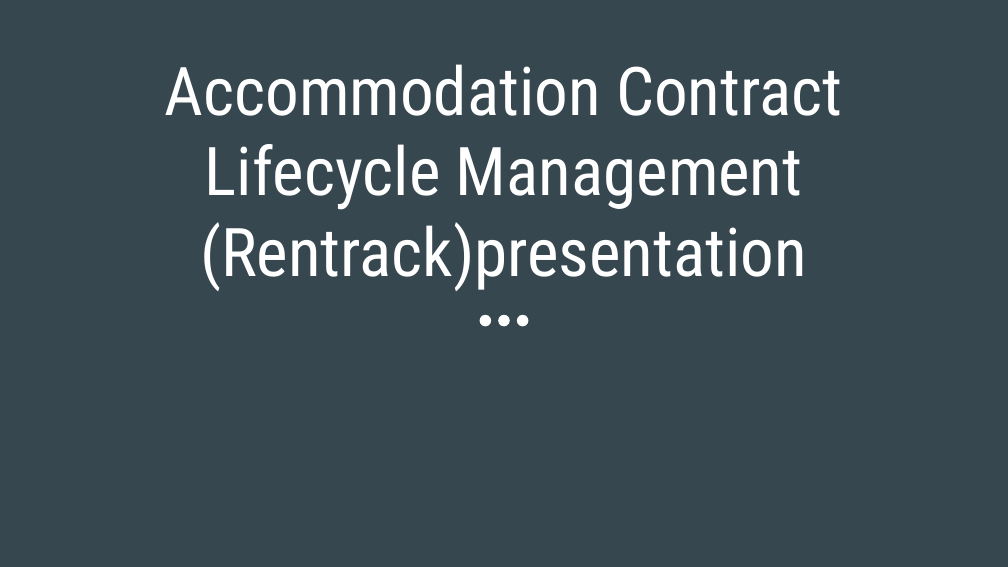
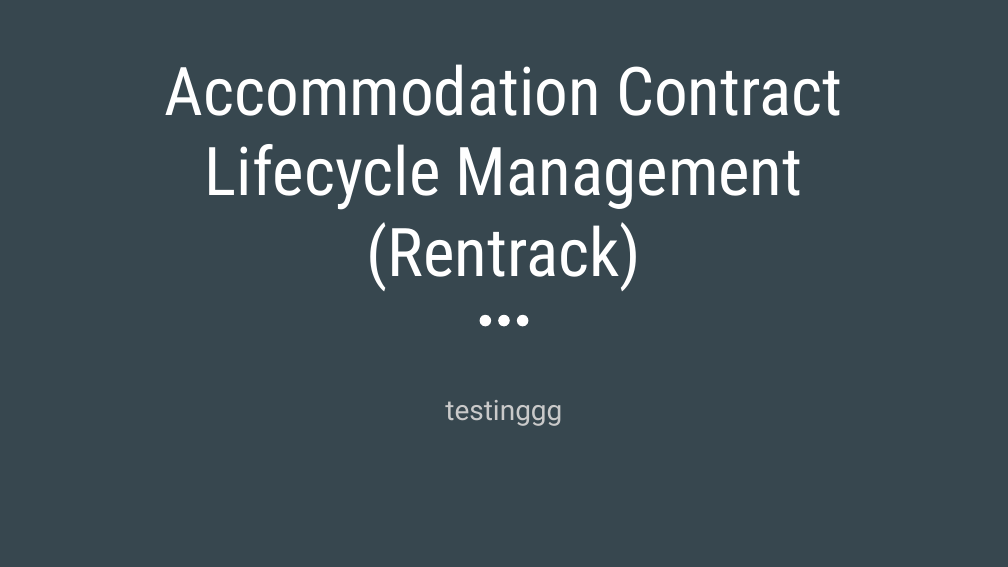
Before and after one commit to rentrack/Rentrack-Repository, a slide deck: slide 1 of FYP First Evaluation.pptx. Drawn at 1008x567 pixels with LibreOffice and Linux fonts; fonts in the diff are those of the drawing. Boxes give left, top, right and bottom in pixels: in the first picture for what was removed or moved away, otherwise in the second. Text is boxed around its words. In the diff, an @@ line names an element or a change of style, - is before the commit and + after.

```diff
--- a/FYP First Evaluation.pptx
+++ b/FYP First Evaluation.pptx
@@ title at (367,222,641,291): text changed @@
-(Rentrack)presentation
+(Rentrack)
@@ subtitle added at (445,400,562,426), 20 pt, text #CACACA @@
+testinggg
```
